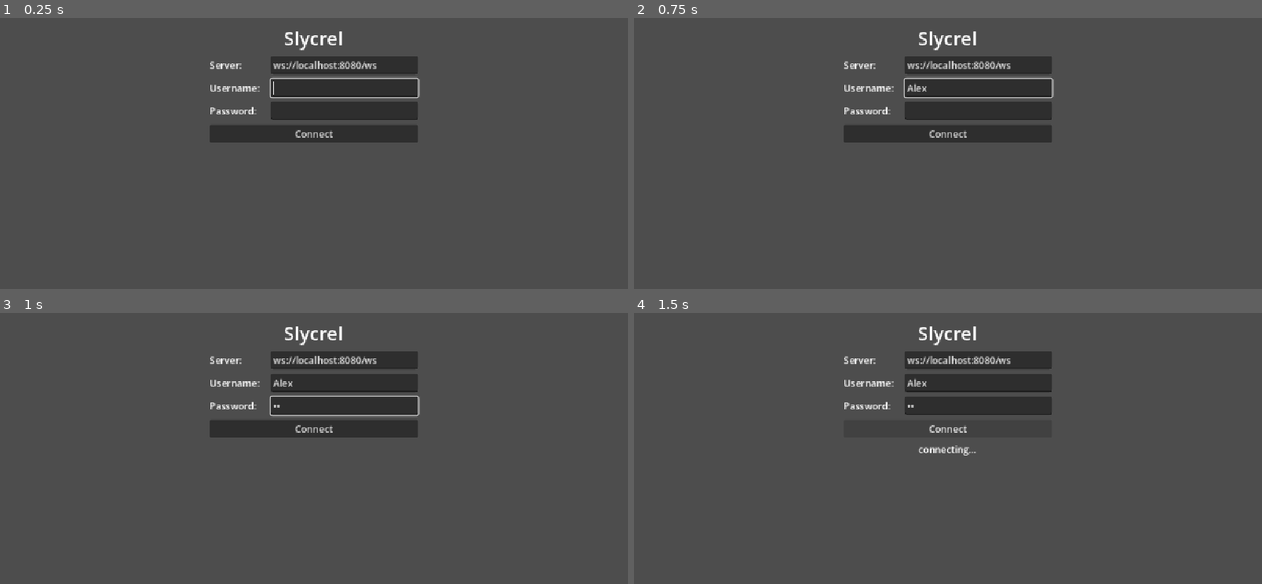
Above: before the commit, frames 1-4 (two rows, left to right).
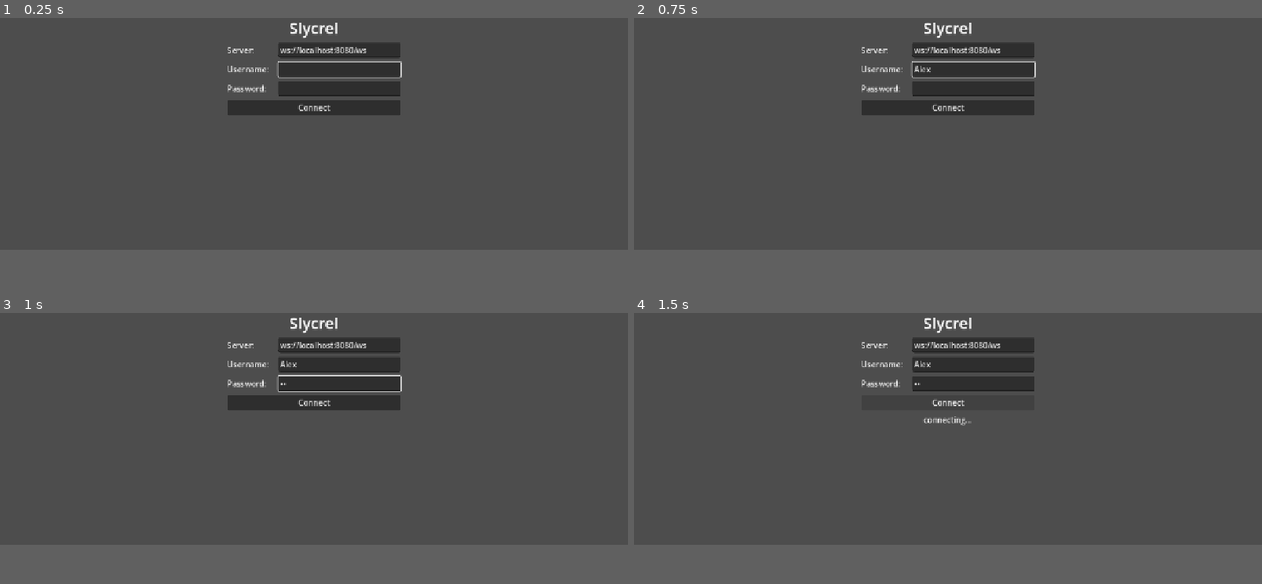
Above: after the commit, the same moments.

Repository: slycrel/slycrel-go
Game: Godot game, scene res://main.tscn
The game is run twice, just before and just after one commit, with the same random seed, the same clock (stepped at 60 frames per second) and the same inputs.
Inputs (mouse positions are in pixels of both pictures, inside the frame that each line leads up to):
- Up to frame 1 (0.25 s): no input
- Up to frame 2 (0.75 s): click (979, 88) at 0.52 s; type "Alex" at 0.6 s
- Up to frame 3 (1 s): click (345, 405) at 0.75 s; type "12" at 0.83 s
- Up to frame 4 (1.5 s): click "Connect" at 1.25 s
In our replay, the window is 800x500 before the commit and 800x450 after it. These sizes can differ from the game's own. Grey fills any space a smaller window leaves; there, only what the larger window draws over its background counts as a difference.

The runs differ from the first frame. In frame 1, 6.4% of the frame differs, in the area x 33-67%, y 1-46%; in frame 2, 6.5%; in frame 3, 6.4%; in frame 4, 4.0%.

Commit message:
godot-client: size terminal panel for 80-column BBS-era art
.ans files are designed for 80-col width. Terminal panel at 320 logical
was wrapping at ~30 cols, garbling the opening logo and menu layouts.

- Window 1600x1000 → 1920x1080 (at 1.5x stretch, 1280x720 logical).
- TerminalPanel custom_minimum_size.x 320 → 780 logical.
- Explicit 14px font size on RichTextLabel monospace so 80 chars
  comfortably fit in the 780 logical width (~9.5 px per char).

Scene panel keeps its 700 min; with terminal 780 + scene 700 = 1480
logical, fits in the 1280 viewport as splittable (user can drag the
MainSplit to favor one side).

Co-Authored-By: Claude Opus 4.7 (1M context) <noreply@anthropic.com>

Diff:
--- a/clients/godot/main.gd
+++ b/clients/godot/main.gd
@@ -50,13 +50,18 @@
 	user_input.grab_focus()
 
 	# Monospace font for the terminal so .ans column alignment works and the
-	# 80-col opening art doesn't wrap arbitrarily.
+	# 80-col opening art doesn't wrap arbitrarily. The font size is tuned so
+	# a standard 80-char line fits in ~780 logical pixels (the terminal panel
+	# width) — roughly 9px per char.
 	var mono := SystemFont.new()
 	mono.font_names = PackedStringArray(["Menlo", "Monaco", "SF Mono", "Consolas", "Courier New"])
 	terminal_text.add_theme_font_override("normal_font", mono)
 	terminal_text.add_theme_font_override("bold_font", mono)
 	terminal_text.add_theme_font_override("italics_font", mono)
 	terminal_text.add_theme_font_override("mono_font", mono)
+	terminal_text.add_theme_font_size_override("normal_font_size", 14)
+	terminal_text.add_theme_font_size_override("bold_font_size", 14)
+	terminal_text.add_theme_font_size_override("mono_font_size", 14)
 
 func _process(_delta: float) -> void:
 	ws.poll()
--- a/clients/godot/main.tscn
+++ b/clients/godot/main.tscn
@@ -93,7 +93,7 @@
 
 [node name="TerminalPanel" type="PanelContainer" parent="GamePanel/MainSplit"]
 layout_mode = 2
-custom_minimum_size = Vector2(320, 0)
+custom_minimum_size = Vector2(780, 0)
 
 [node name="TerminalScroll" type="ScrollContainer" parent="GamePanel/MainSplit/TerminalPanel"]
 layout_mode = 2
--- a/clients/godot/project.godot
+++ b/clients/godot/project.godot
@@ -11,8 +11,8 @@
 
 [display]
 
-window/size/viewport_width=1600
-window/size/viewport_height=1000
+window/size/viewport_width=1920
+window/size/viewport_height=1080
 window/size/resizable=true
 window/stretch/mode="canvas_items"
 window/stretch/scale=1.5
